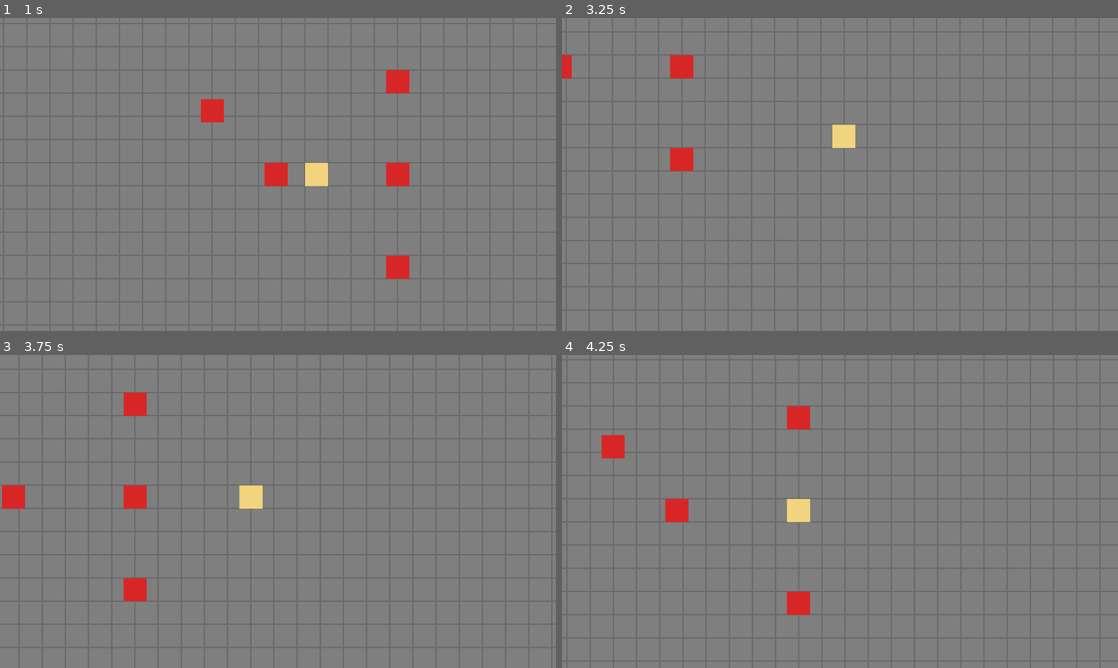
Above: before the commit, frames 1-4 (two rows, left to right).
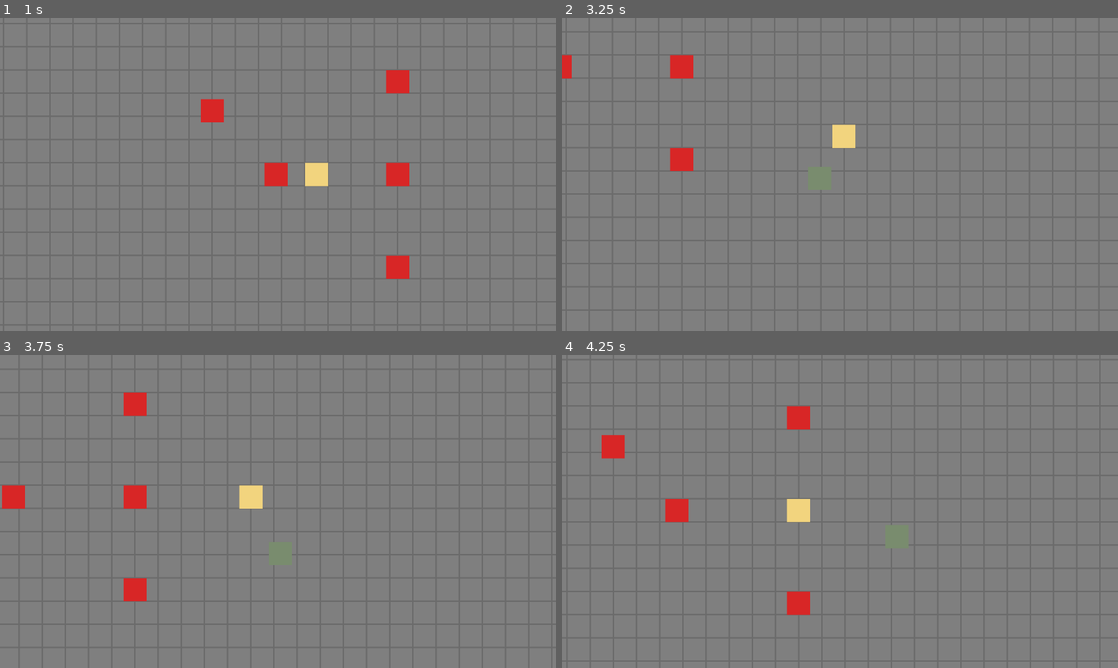
Above: after the commit, the same moments.

Repository: EndlessSummer068/workProject
Game: Godot game, scene res://scenes/levels/test_arena.tscn
The game is run twice, just before and just after one commit, with the same random seed, the same clock (stepped at 60 frames per second) and the same inputs. This scene is started directly instead of the project's main scene.
Inputs:
- Up to frame 1 (1 s): tap Enter at 0.5 s; hold D (move_right) from 0.53 s (still down); hold J (attack) from 0.53 s (still down)
- Up to frame 2 (3.25 s): release D (move_right) at 1.28 s; release J (attack) at 1.28 s; hold S (move_down) 1.28-2.03 s; tap J (attack) at 1.35, 2.85 s; hold D (move_right) 2.03-2.78 s; hold J (attack) 2.03-2.78 s; hold W (move_up) from 2.78 s (still down)
- Up to frame 3 (3.75 s): release W (move_up) at 3.53 s; hold A (move_left) from 3.53 s (still down); hold J (attack) from 3.53 s (still down)
- Up to frame 4 (4.25 s): keep holding A (move_left); keep holding J (attack)

Frame 1 is identical in both runs. In frame 2, less than 0.1% of the frame differs, in the area x 44-49%, y 47-55%; in frame 3, less than 0.1%; in frame 4, less than 0.1%.

Commit message:
[P0][L01-P0-05] Enemy E01 基础 AI：追击/接触伤害/受击死亡，玩家受击接口与受击反馈

Diff:
--- /dev/null
+++ b/litttleGame/wuwa-knight/scenes/enemies/e01.tscn
@@ -0,0 +1,38 @@
+[gd_scene load_steps=5 format=3]
+
+[ext_resource type="Script" path="res://scripts/enemies/e01.gd" id="1_e"]
+
+[sub_resource type="RectangleShape2D" id="RectangleShape2D_e1"]
+size = Vector2(12, 12)
+
+[sub_resource type="CircleShape2D" id="CircleShape2D_detect"]
+radius = 160.0
+
+[sub_resource type="CircleShape2D" id="CircleShape2D_contact"]
+radius = 14.0
+
+[node name="E01" type="CharacterBody2D"]
+collision_layer = 4
+collision_mask = 1
+script = ExtResource("1_e")
+
+[node name="CollisionShape2D" type="CollisionShape2D" parent="."]
+shape = SubResource("RectangleShape2D_e1")
+
+[node name="Visual" type="Polygon2D" parent="."]
+color = Color(0.478431, 0.54902, 0.431373, 1)
+polygon = PackedVector2Array(-8, -8, 8, -8, 8, 8, -8, 8)
+
+[node name="DetectArea" type="Area2D" parent="."]
+collision_layer = 0
+collision_mask = 2
+
+[node name="Shape" type="CollisionShape2D" parent="DetectArea"]
+shape = SubResource("CircleShape2D_detect")
+
+[node name="ContactArea" type="Area2D" parent="."]
+collision_layer = 0
+collision_mask = 2
+
+[node name="Shape" type="CollisionShape2D" parent="ContactArea"]
+shape = SubResource("CircleShape2D_contact")
--- a/litttleGame/wuwa-knight/scenes/levels/test_arena.tscn
+++ b/litttleGame/wuwa-knight/scenes/levels/test_arena.tscn
@@ -1,8 +1,9 @@
-[gd_scene load_steps=7 format=3]
+[gd_scene load_steps=8 format=3]
 
 [ext_resource type="Script" path="res://scripts/levels/test_arena_grid.gd" id="1_g"]
 [ext_resource type="PackedScene" path="res://scenes/player/player.tscn" id="2_p"]
 [ext_resource type="Script" path="res://scripts/levels/test_dummy.gd" id="3_d"]
+[ext_resource type="PackedScene" path="res://scenes/enemies/e01.tscn" id="4_e"]
 
 [sub_resource type="RectangleShape2D" id="RectangleShape2D_h"]
 size = Vector2(1312, 16)
@@ -122,5 +123,8 @@
 color = Color(0.85, 0.15, 0.15, 1)
 polygon = PackedVector2Array(-8, -8, 8, -8, 8, 8, -8, 8)
 
+[node name="E01" parent="." instance=ExtResource("4_e")]
+position = Vector2(896, 360)
+
 [node name="Player" parent="." instance=ExtResource("2_p")]
 position = Vector2(640, 360)
--- a/litttleGame/wuwa-knight/scripts/config/balance.gd
+++ b/litttleGame/wuwa-knight/scripts/config/balance.gd
@@ -3,7 +3,14 @@
 ## 规则：代码中禁止魔法数；引用常量并注释对应的 §4 字段名。
 
 const PLAYER_MOVE_SPEED: float = 160.0  # §4.1 玩家移速 160 px/s（Q1）
+const PLAYER_MAX_HP := 6                # §4.1 玩家 HP 6（Q补）
+const PLAYER_DAMAGE_TICK: float = 0.5   # §4.1 敌人对主角伤害结算间隔 0.5s（提案）
 const WEAPON_W01_ATTACK_INTERVAL: float = 0.5  # §4.2 近战攻击间隔（W01 残响之刃）
 const WEAPON_W01_ATTACK_DAMAGE := 10           # §4.2 近战攻击力（W01 残响之刃）
 const WEAPON_W01_ARC_RADIUS: float = 48.0      # §4.2 近战判定半径 48px
 const WEAPON_W01_ARC_DEG: float = 120.0        # §4.2 近战判定夹角 120°
+const E01_MAX_HP := 8                          # §4.4 E01 HP 8
+const E01_DAMAGE := 1                          # §4.4 E01 伤害 1（撞击）
+const E01_MOVE_SPEED: float = 80.0             # §4.4 E01 移速 80 px/s（提案）
+const E01_PURSUE_RADIUS: float = 160.0         # §4.4 E01 追击触发半径 160 px（提案，L01-P0-05 新增待定项）
+const E01_CONTACT_RADIUS: float = 14.0         # E01 接触判定半径（占位：玩家半宽6+敌人半宽6+余量2，非 §4 字段）
--- /dev/null
+++ b/litttleGame/wuwa-knight/scripts/enemies/e01.gd
@@ -0,0 +1,73 @@
+class_name EnemyE01
+extends CharacterBody2D
+## E01 残象近战兵（GAME.md §4.4）：撞击小兵。
+## AI：玩家进入追击触发半径 → 追击（§4.4 移速 80 提案）；接触时按伤害结算间隔扣血（§4.1 0.5s 提案）。
+## 状态机约定见 TECH.md §11。
+
+signal state_changed(from: State, to: State)
+signal hp_changed(current: int, max_hp: int)
+signal died
+
+enum State { IDLE, PURSUE }
+
+const MOVE_SPEED: float = Balance.E01_MOVE_SPEED        # §4.4 E01 移速 80 px/s（提案）
+const DAMAGE := Balance.E01_DAMAGE                      # §4.4 E01 伤害 1（撞击）
+const DAMAGE_TICK: float = Balance.PLAYER_DAMAGE_TICK   # §4.1 伤害结算间隔 0.5s（提案）
+const MAX_HP := Balance.E01_MAX_HP                      # §4.4 E01 HP 8
+
+var hp: int = MAX_HP
+var _state: State = State.IDLE
+var _tick: float = 0.0
+var _target: Node2D = null
+
+@onready var _detect: Area2D = $DetectArea
+@onready var _contact: Area2D = $ContactArea
+
+func _ready() -> void:
+	_detect.body_entered.connect(_on_detect_entered)
+	_detect.body_exited.connect(_on_detect_exited)
+
+func _physics_process(delta: float) -> void:
+	_tick = maxf(_tick - delta, 0.0)
+	match _state:
+		State.IDLE:
+			velocity = Vector2.ZERO
+		State.PURSUE:
+			if _target != null:
+				velocity = (_target.global_position - global_position).normalized() * MOVE_SPEED
+				if _tick <= 0.0:
+					for body in _contact.get_overlapping_bodies():
+						if body.has_method("take_damage"):
+							body.take_damage(DAMAGE)
+							_tick = DAMAGE_TICK
+							break
+			else:
+				velocity = Vector2.ZERO
+	move_and_slide()
+
+## 受击（玩家近战判定调用）；HP 归零 → 发出掉落信号并销毁（掉落物归 L01-P0-06）。
+func take_damage(amount: int) -> void:
+	if hp <= 0:
+		return
+	hp = maxi(hp - amount, 0)
+	hp_changed.emit(hp, MAX_HP)
+	if hp == 0:
+		died.emit()
+		queue_free()
+
+func _on_detect_entered(body: Node2D) -> void:
+	if _target == null and body.has_method("take_damage"):
+		_target = body
+		_set_state(State.PURSUE)
+
+func _on_detect_exited(body: Node2D) -> void:
+	if body == _target:
+		_target = null
+		_set_state(State.IDLE)
+
+func _set_state(next: State) -> void:
+	if next == _state:
+		return
+	var prev := _state
+	_state = next
+	state_changed.emit(prev, next)
--- a/litttleGame/wuwa-knight/scripts/player/player.gd
+++ b/litttleGame/wuwa-knight/scripts/player/player.gd
@@ -5,17 +5,42 @@
 
 signal state_changed(from: State, to: State)
 signal attacked(facing: Vector2)
+signal hp_changed(current: int, max_hp: int)
+signal died
 
 enum State { IDLE, MOVE }
 
 const MOVE_SPEED: float = Balance.PLAYER_MOVE_SPEED  # §4.1 玩家移速 160 px/s
 const ATTACK_COOLDOWN: float = Balance.WEAPON_W01_ATTACK_INTERVAL  # §4.2 近战攻击间隔 0.5s
+const MAX_HP := Balance.PLAYER_MAX_HP  # §4.1 玩家 HP 6
+const HURT_FLASH_TIME: float = 0.15  # 受击反馈闪烁时长（占位表现，非 §4 字段）
 const FACING_DEFAULT := Vector2.RIGHT  # 初始朝向（提案：§2 朝向=最后移动方向）
 const MELEE_ARC_SCENE := preload("res://scenes/bullets/melee_arc.tscn")  # §4.2 W01 扇形判定
 
 var facing: Vector2 = FACING_DEFAULT
+var hp: int = MAX_HP
 var _state: State = State.IDLE
 var _attack_timer: float = 0.0
+var _hurt_timer: float = 0.0
+
+@onready var _visual: Polygon2D = $Visual
+
+func _process(delta: float) -> void:
+	if _hurt_timer > 0.0:
+		_hurt_timer -= delta
+		if _hurt_timer <= 0.0:
+			_visual.modulate = Color.WHITE
+
+## 受击（§4.1：无敌帧已移除，伤害结算间隔由伤害来源自行控制）。
+func take_damage(amount: int) -> void:
+	if hp <= 0:
+		return
+	hp = maxi(hp - amount, 0)
+	_hurt_timer = HURT_FLASH_TIME
+	_visual.modulate = Color(1.0, 0.35, 0.35)
+	hp_changed.emit(hp, MAX_HP)
+	if hp == 0:
+		died.emit()  # 死亡重开流程归 L01-P0-08
 
 func _physics_process(delta: float) -> void:
 	var input_dir := Input.get_vector("move_left", "move_right", "move_up", "move_down")
--- /dev/null
+++ b/litttleGame/wuwa-knight/tests/test_e01.gd
@@ -0,0 +1,74 @@
+extends SceneTree
+## L01-P0-05 E01 基础 AI 验收测试（BUILD_PLAN.md）：headless 运行。
+## 运行：Godot_v4.7.2 --headless --path <项目> --script res://tests/test_e01.gd
+
+var _fail := false
+
+func _initialize() -> void:
+	_run.call_deferred()
+
+func _run() -> void:
+	var arena: Node = (load("res://scenes/levels/test_arena.tscn") as PackedScene).instantiate()
+	root.add_child(arena)
+	await physics_frame
+	await physics_frame
+	var player := arena.get_node("Player") as CharacterBody2D
+	var e01 := arena.get_node("E01") as CharacterBody2D
+	var transitions: Array = []
+	e01.state_changed.connect(func(f: int, t: int) -> void: transitions.append([f, t]))
+
+	# TEST1: 玩家在追击半径外（256 > 160，§4.4 提案）→ E01 待机不动
+	var p0 := e01.global_position
+	for i in 30:
+		await physics_frame
+	_check("TEST1 idle_out_of_range", e01.global_position == p0, "moved=%s" % (e01.global_position - p0))
+
+	# TEST2: 玩家进入半径内（140 < 160）→ 以 80±5% px/s 追近 0.75s（=60px）
+	player.global_position = Vector2(756, 360)
+	await physics_frame
+	var e0 := e01.global_position
+	for i in 45:
+		await physics_frame
+	var moved := (e01.global_position - e0).length()
+	var expect := 80.0 * 0.75  # §4.4 E01 移速 80 px/s（提案）
+	_check("TEST2 pursue_speed", absf(moved - expect) <= expect * 0.05, "moved=%.2f (期望 %.2f±5%%)" % [moved, expect])
+	var has_pursue := transitions.any(func(t: Array) -> bool: return t[0] == 0 and t[1] == 1)
+	_check("TEST2b state_pursue", has_pursue, "transitions=%s" % [transitions])
+
+	# TEST3: 接触玩家 → 每 0.5s 扣 1 HP（§4.4 伤害 1；§4.1 结算间隔 0.5s 提案）
+	player.global_position = e01.global_position + Vector2(-10, 0)
+	await physics_frame
+	var stamps: Array[float] = []
+	player.hp_changed.connect(func(cur: int, _m: int) -> void: stamps.append(Time.get_ticks_msec() / 1000.0))
+	for i in 72:
+		await physics_frame
+	var intervals: Array[float] = []
+	for i in range(1, stamps.size()):
+		intervals.append(stamps[i] - stamps[i - 1])
+	var ok3 := stamps.size() >= 2
+	for iv in intervals:
+		ok3 = ok3 and absf(iv - 0.5) <= 0.1
+	_check("TEST3 contact_tick", ok3, "hits=%d intervals=%s player_hp=%d" % [stamps.size(), intervals, player.hp])
+
+	# TEST4: E01 累计受 8 点伤 → 死亡并发出 died 信号（§4.4 HP 8）
+	var e_hp: Array[int] = []
+	var died := [false]
+	e01.hp_changed.connect(func(cur: int, _m: int) -> void: e_hp.append(cur))
+	e01.died.connect(func() -> void: died[0] = true)
+	e01.take_damage(4)
+	e01.take_damage(4)
+	await physics_frame
+	await physics_frame
+	var freed := (not is_instance_valid(e01)) or e01.is_queued_for_deletion()
+	_check("TEST4 kill", bool(died[0]) and freed and e_hp == [4, 0], "hp=%s died=%s freed=%s" % [e_hp, died[0], freed])
+
+	if _fail:
+		print("RESULT: FAILED")
+		quit(1)
+	else:
+		print("RESULT: ALL PASS")
+		quit(0)
+
+func _check(name: String, ok: bool, detail: String) -> void:
+	print("%s: %s (%s)" % [name, "PASS" if ok else "FAIL", detail])
+	_fail = _fail or not ok
Not shown, added: litttleGame/wuwa-knight/scripts/enemies/e01.gd.uid
Not shown, added: litttleGame/wuwa-knight/tests/test_e01.gd.uid
Not shown, changed: litttleGame/wuwa-knight/BUILD_PLAN.md
Not shown, changed: litttleGame/wuwa-knight/docs/GAME.md
